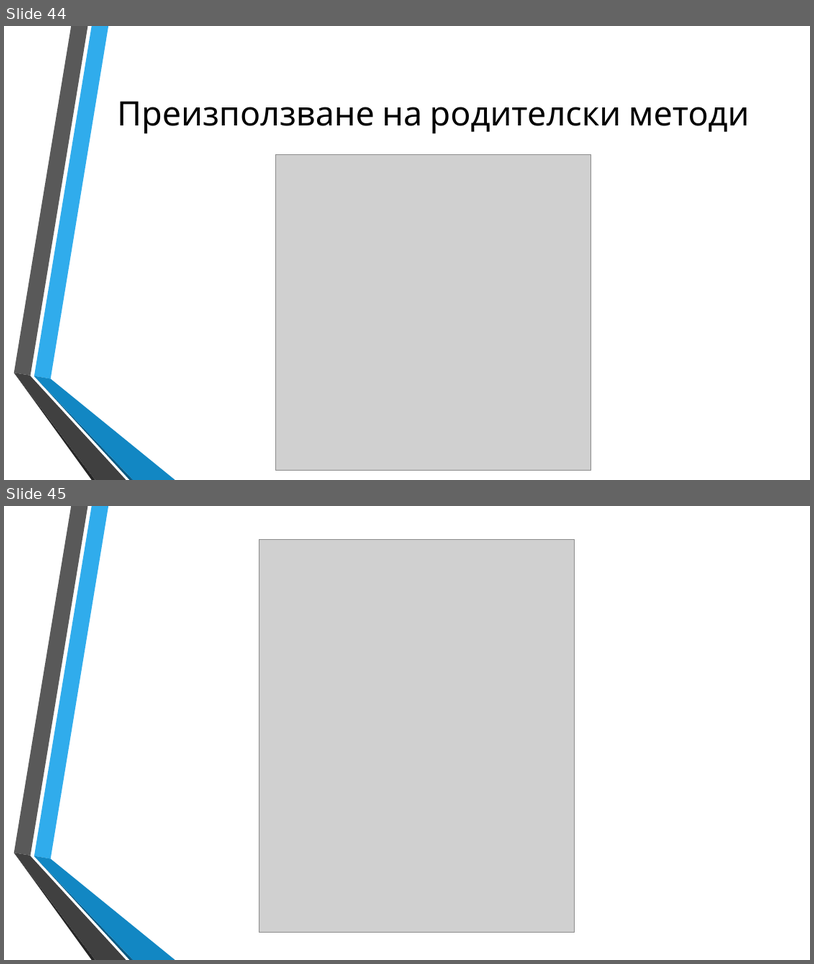
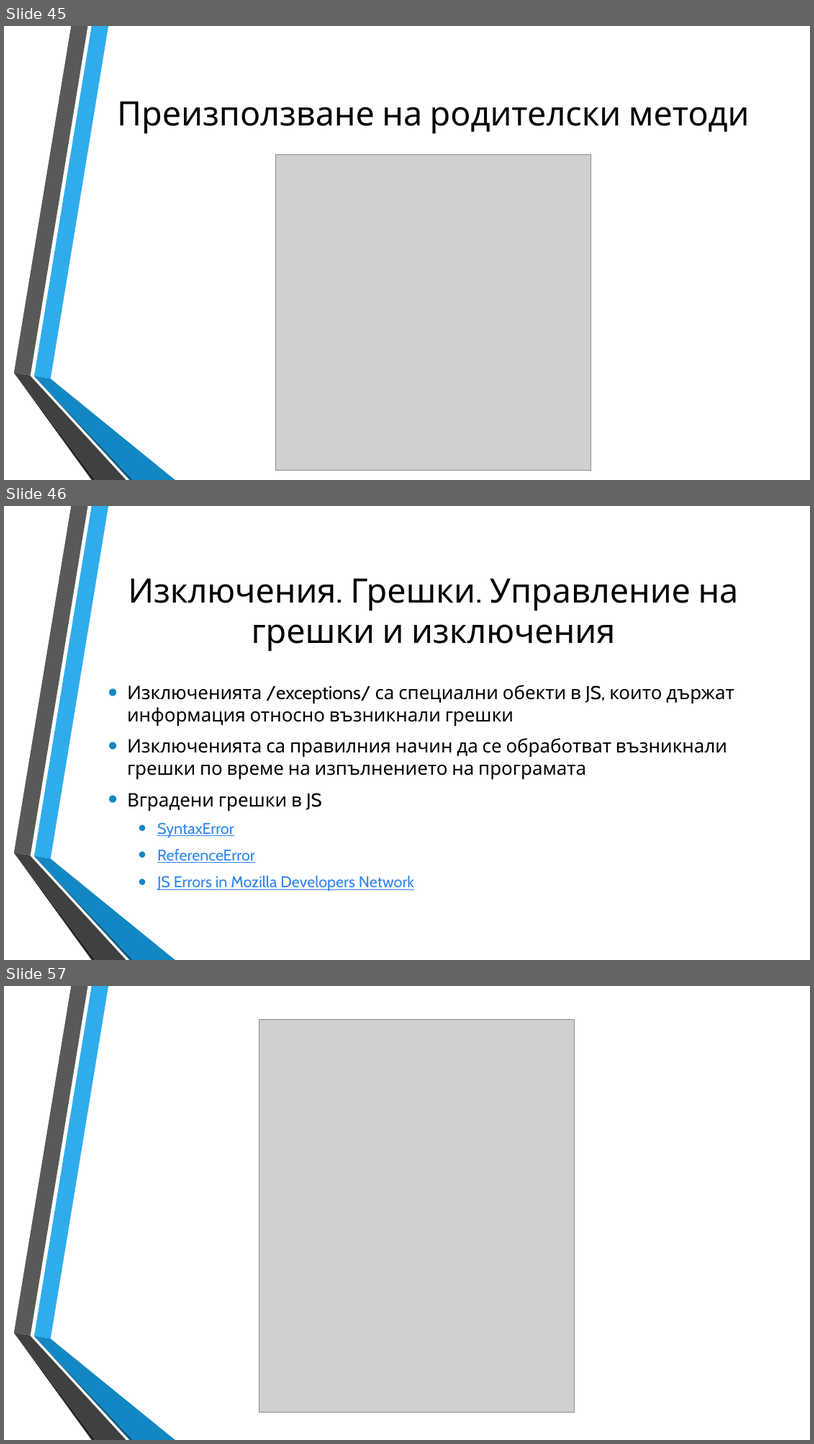
Before and after one commit to dnmitev/IT-Academy, a slide deck: JS Fundamentals/8.OOP/JS-OOP.pptx. Shown one above the other, each under a label of ours: slides 44 and 45 before the commit, slides 45, 46 and 57 after it; the slides between them are not shown. The pictures are 814x964 and 814x1444 pixels, drawn with LibreOffice and Linux fonts; fonts in the diff are those of the drawing; grey boxes stand for pictures; background and template pictures are left out. Boxes give left, top, right and bottom in pixels: in the first picture for what was removed or moved away, otherwise in the second. Text is boxed around its words. In the diff, an @@ line names an element or a change of style, - is before the commit and + after.

```diff
--- a/JS Fundamentals/8.OOP/JS-OOP.pptx
+++ b/JS Fundamentals/8.OOP/JS-OOP.pptx
@@ slide 46 added at <box>4,506,810,960</box>, background picture (left out); not listed: 6 template elements that a slide beside it also shows @@
@@ title added at <box>128,578,739,651</box>, 40 pt, text #000000 @@
+Изключения. Грешки. Управление на грешки и изключения
@@ text added at <box>127,685,735,891</box>, 22.2 pt, text #000000 @@
+• Изключенията /exceptions/ са специални обекти в JS, които държат информация относно възникнали грешки
+• Изключенията са правилния начин да се обработват възникнали грешки по време на изпълнението на програмата
+• Вградени грешки в JS
+  • SyntaxError
+  • ReferenceError
+  • JS Errors in Mozilla Developers Network
@@ what was slide 44 is now slide 45 @@
@@ what was slide 45 is now slide 57 @@
```
Also in this commit, not shown: 5 slides changed, 11 other slides added, 6 other files.
